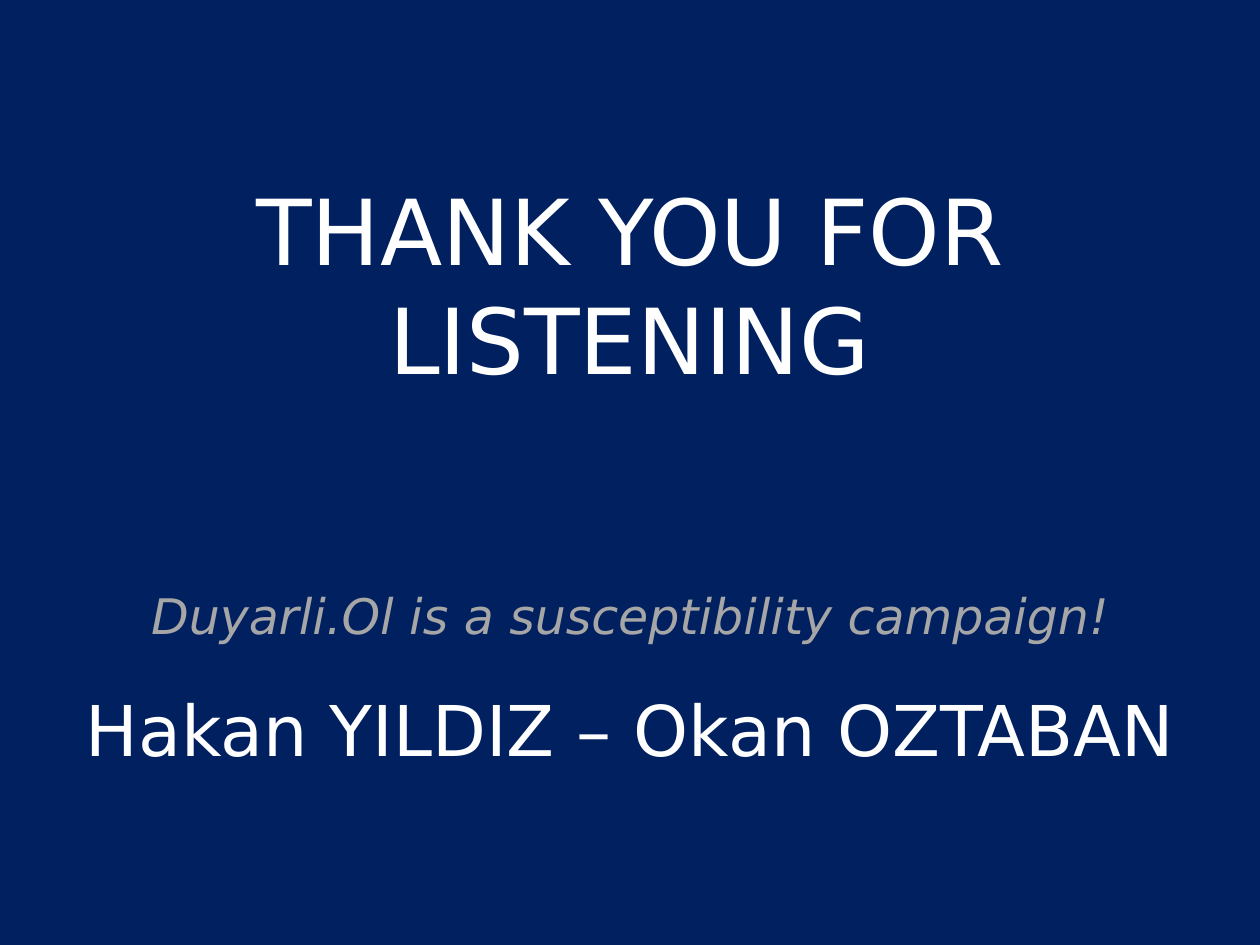
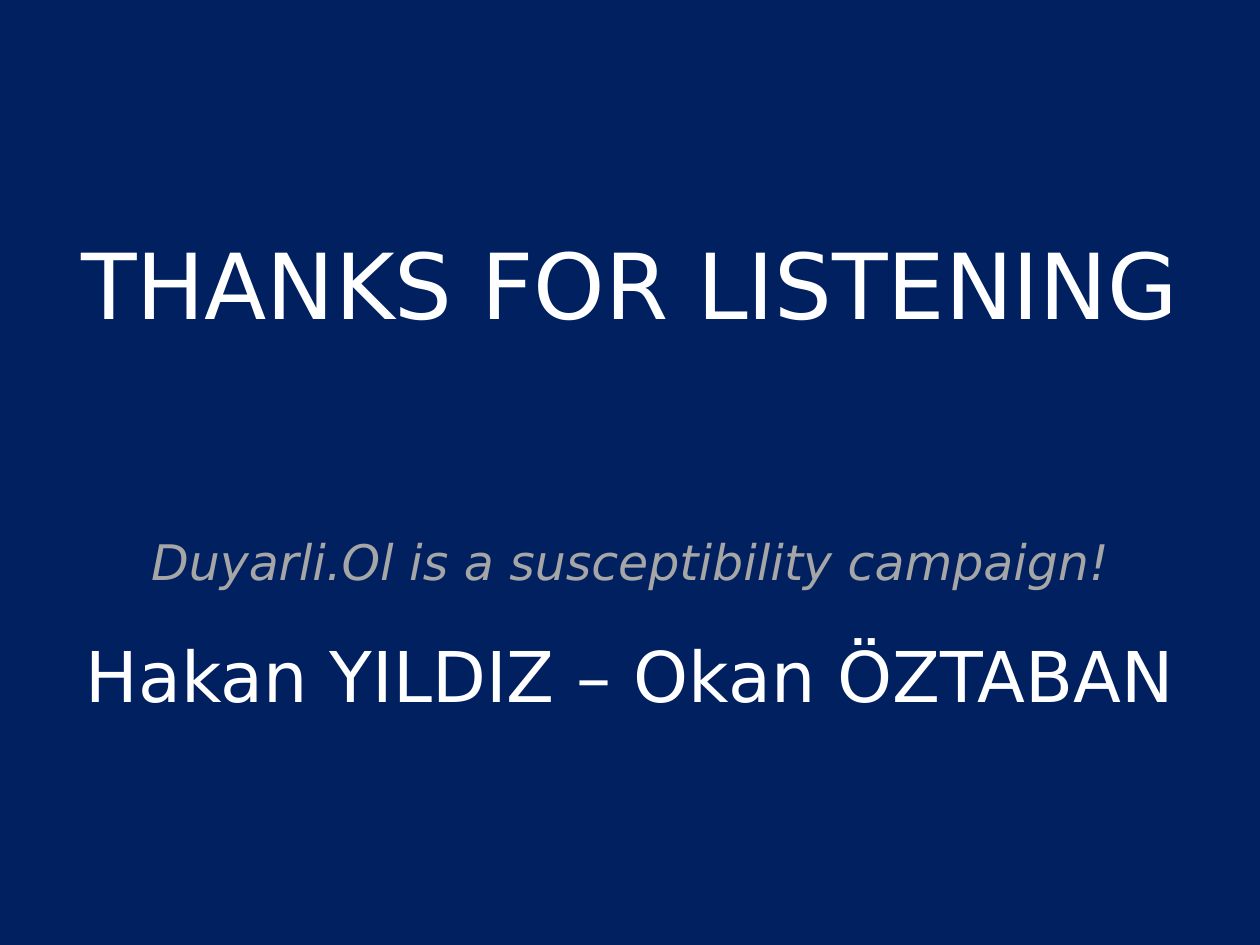
Before and after one commit to hakanyildiz/BIM444-Computer-Engineering-Apps, a slide deck: slide 19 of Documents/DUYARLIOL.pptx (slide 20 before the commit). Drawn at 1260x945 pixels with LibreOffice and Linux fonts; fonts in the diff are those of the drawing. Boxes give left, top, right and bottom in pixels: in the first picture for what was removed or moved away, otherwise in the second. Text is boxed around its words. In the diff, an @@ line names an element or a change of style, - is before the commit and + after.

```diff
--- a/Documents/DUYARLIOL.pptx
+++ b/Documents/DUYARLIOL.pptx
@@ text in rectangle at <box>81,251,1178,321</box>: text changed @@
-THANK YOU FOR LISTENING
+THANKS FOR LISTENING
@@ text in rectangle at <box>86,648,1174,703</box>: text changed @@
-Hakan YILDIZ – Okan OZTABAN
+Hakan YILDIZ – Okan ÖZTABAN
```
Also in this commit, not shown: 6 other slides changed, 1 slide removed, 21 other files.
